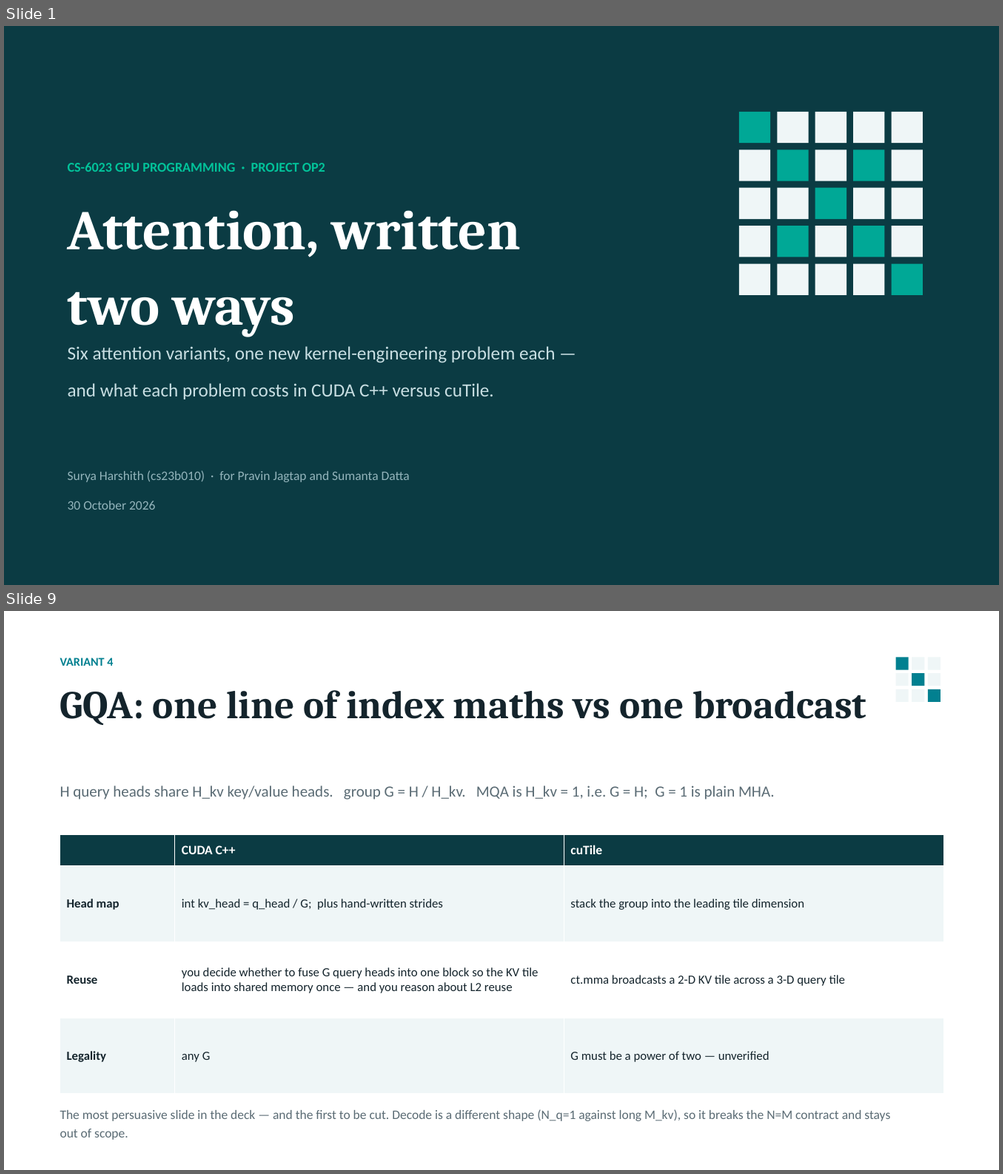
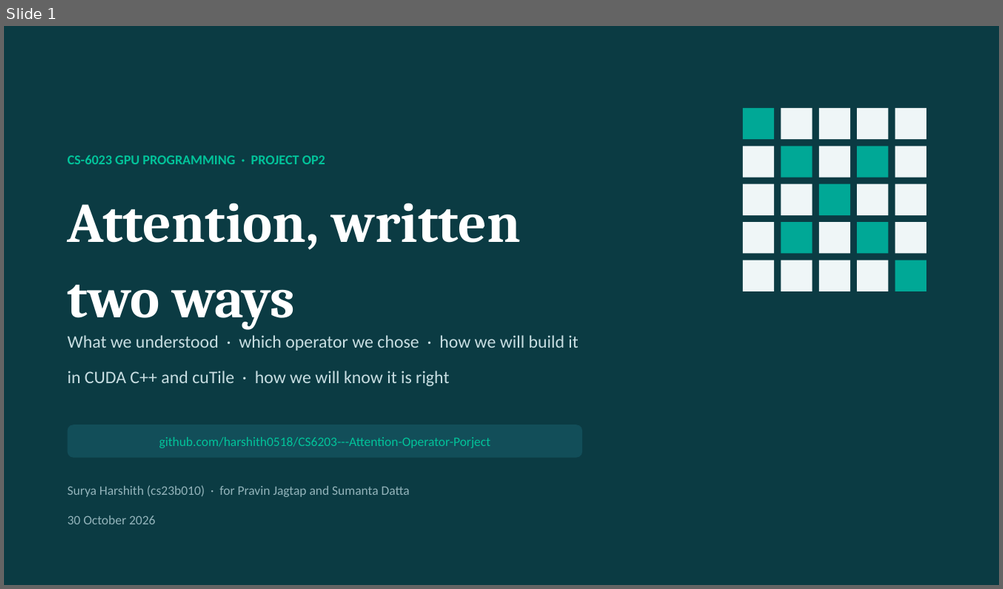
Before and after one commit to harshith0518/CS6203---Attention-Operator-Porject, a slide deck: docs/op2-attention-slides.pptx. Shown one above the other, each under a label of ours: slides 1 and 9 before the commit, slide 1 after it; the slides between them are not shown. The pictures are 1003x1174 and 1003x589 pixels, drawn with LibreOffice and Linux fonts; fonts in the diff are those of the drawing. Boxes give left, top, right and bottom in pixels: in the first picture for what was removed or moved away, otherwise in the second. Text is boxed around its words. In the diff, an @@ line names an element or a change of style, - is before the commit and + after.

```diff
--- a/docs/op2-attention-slides.pptx
+++ b/docs/op2-attention-slides.pptx
@@ slide 9 removed at <box>4,611,999,1170</box>, background #FFFFFF @@
@@ text removed at <box>60,658,113,666</box> @@
-VARIANT 4
@@ rectangle removed at <box>896,658,908,670</box> @@
@@ rectangle removed at <box>896,673,908,686</box> @@
@@ rectangle removed at <box>911,658,924,670</box> @@
@@ rectangle removed at <box>911,673,924,686</box> @@
@@ rectangle removed at <box>928,658,940,670</box> @@
@@ rectangle removed at <box>928,673,940,686</box> @@
@@ text removed at <box>60,690,866,725</box> @@
-GQA: one line of index maths vs one broadcast
@@ rectangle removed at <box>896,689,908,702</box> @@
@@ rectangle removed at <box>911,689,924,702</box> @@
@@ rectangle removed at <box>928,689,940,702</box> @@
@@ text removed at <box>60,786,774,800</box> @@
-H query heads share H_kv key/value heads. group G = H / H_kv. MQA is H_kv = 1, i.e. G = H; G = 1 is plain MHA.
@@ table removed at <box>60,834,944,1094</box>, 4 rows, 3 columns @@
- | CUDA C++ | cuTile
-Head map | int kv_head = q_head / G; plus hand-written strides | stack the group into the leading tile dimension
-Reuse | you decide whether to fuse G query heads into one block so the KV tile loads into shared memory once — and you reason about L2 reuse | ct.mma broadcasts a 2-D KV tile across a 3-D query tile
-Legality | any G | G must be a power of two — unverified
@@ text removed at <box>60,1110,890,1140</box> @@
-The most persuasive slide in the deck — and the first to be cut. Decode is a different shape (N_q=1 against long M_kv), so it breaks the N=M contract and stays out of scope.
@@ slide 1 changed as well @@
@@ text "CS-6023 GPU PROGRAMMING · PROJECT ...": place and size @@
-text "CS-6023 GPU PROGRAMMING · PROJECT ..." at <box>68,162,325,172</box>
+text "CS-6023 GPU PROGRAMMING · PROJECT ..." at <box>68,155,325,164</box>
@@ text "Attention, written": place and size @@
-text "Attention, written" at <box>68,210,521,337</box>
+text "Attention, written" at <box>68,203,521,329</box>
@@ 25 rectangles: place and size @@
-25 rectangles at <box>739,112,922,295</box>
+25 rectangles at <box>743,108,926,292</box>
@@ text at <box>68,335,578,386</box>: text changed; size 18 to 17 pt @@
-Six attention variants, one new kernel-engineering problem each —
-and what each problem costs in CUDA C++ versus cuTile.
+What we understood · which operator we chose · how we will build it
+in CUDA C++ and cuTile · how we will know it is right
@@ rounded rectangle added at <box>68,425,582,458</box>, fill #124E59, 12.5 pt, text #02C39A @@
+github.com/harshith0518/CS6203---Attention-Operator-Porject
@@ text "Surya Harshith (cs23b010) · for ...": place and size @@
-text "Surya Harshith (cs23b010) · for ..." at <box>68,471,410,510</box>
+text "Surya Harshith (cs23b010) · for ..." at <box>68,486,410,525</box>
```
Also in this commit, not shown: 1 other slide changed, 8 slides added, 9 other slides removed, 1 other file.
